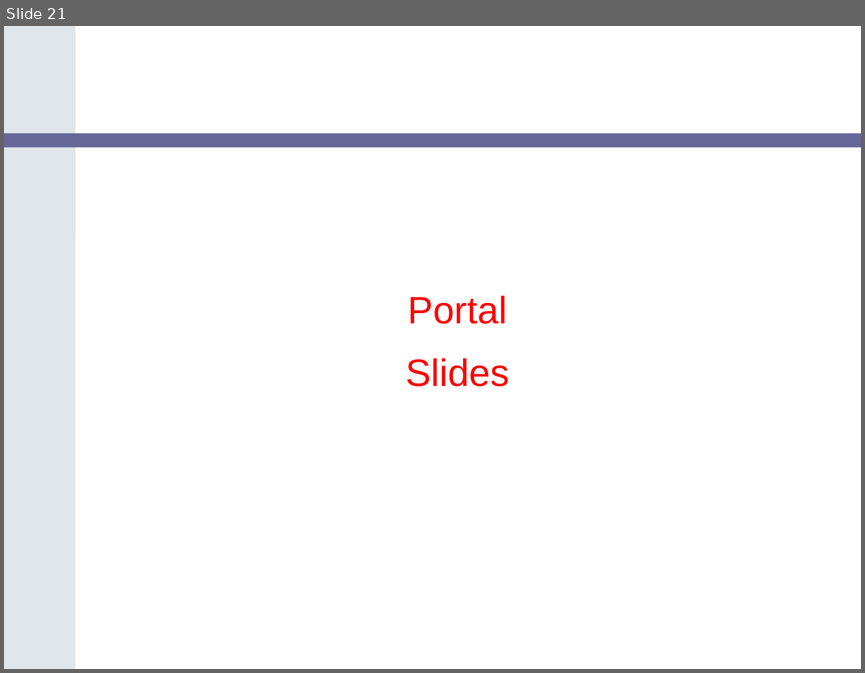
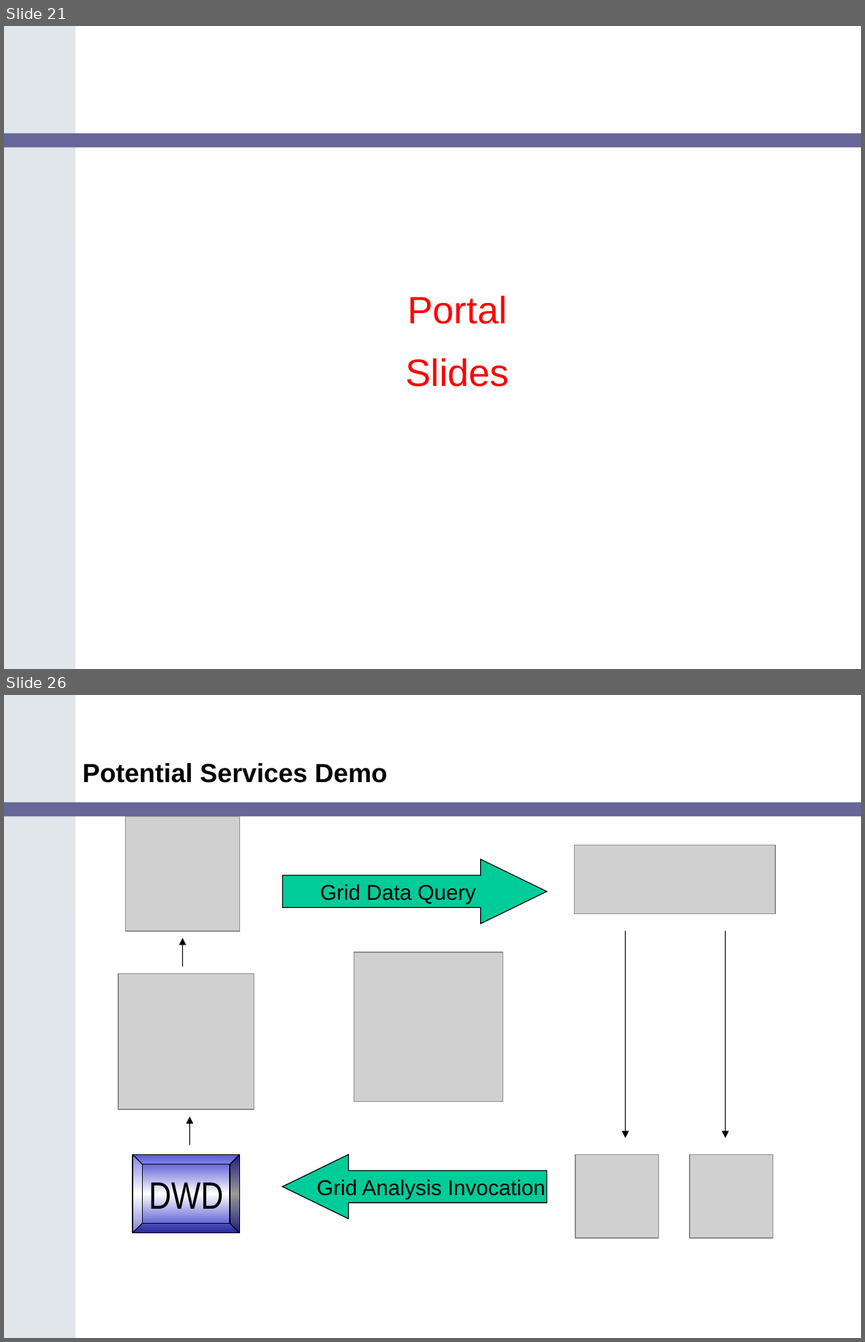
Before and after one commit to NCIP/cagrid-portal, a slide deck: cagrid-1-0/Documentation/presentations/200602_VCDE_ARCH/caGrid_Update_Arch_VCDE_Feb1.ppt. Shown one above the other, each under a label of ours: slide 21 before the commit, slides 21 and 26 after it; the slides between them are not shown. The pictures are 865x673 and 865x1342 pixels, drawn with LibreOffice and Linux fonts; fonts in the diff are those of the drawing; grey boxes stand for pictures; background and template pictures are left out. Boxes give left, top, right and bottom in pixels: in the first picture for what was removed or moved away, otherwise in the second. Text is boxed around its words. In the diff, an @@ line names an element or a change of style, - is before the commit and + after.

```diff
--- a/cagrid-1-0/Documentation/presentations/200602_VCDE_ARCH/caGrid_Update_Arch_VCDE_Feb1.ppt
+++ b/cagrid-1-0/Documentation/presentations/200602_VCDE_ARCH/caGrid_Update_Arch_VCDE_Feb1.ppt
@@ slide 26 added at [4, 695, 861, 1338], background #FFFFFF; not listed: 2 template elements that a slide beside it also shows @@
@@ title added at [82, 763, 388, 783], 22 pt, text #000000, bold @@
+Potential Services Demo
@@ picture added at [126, 817, 241, 932] @@
@@ picture added at [575, 845, 775, 913] @@
@@ right arrow added at [283, 860, 547, 923], fill #00CC99, outline #000000 0.74 pt, 18 pt, text #000000 @@
+Grid Data Query
@@ arrow added from (182, 966) to (182, 938), #000000 0.74 pt @@
@@ arrow added from (626, 930) to (626, 1138), #000000 0.74 pt @@
@@ arrow added from (725, 930) to (725, 1138), #000000 0.74 pt @@
@@ picture added at [354, 952, 502, 1101] @@
@@ picture added at [118, 974, 254, 1109] @@
@@ arrow added from (190, 1145) to (190, 1117), #000000 0.74 pt @@
@@ bevel added at [133, 1154, 239, 1233], fill gradient #3333CC to #FFFFFF, outline #000000 0.74 pt, 32 pt, text #000000 @@
+DWD
@@ left arrow added at [283, 1154, 547, 1219], fill #00CC99, outline #000000 0.74 pt, 18 pt, text #000000 @@
+Grid Analysis Invocation
@@ picture added at [575, 1154, 659, 1238] @@
@@ picture added at [689, 1154, 772, 1238] @@
```
Also in this commit, not shown: 5 other slides added, 1 slide removed.
